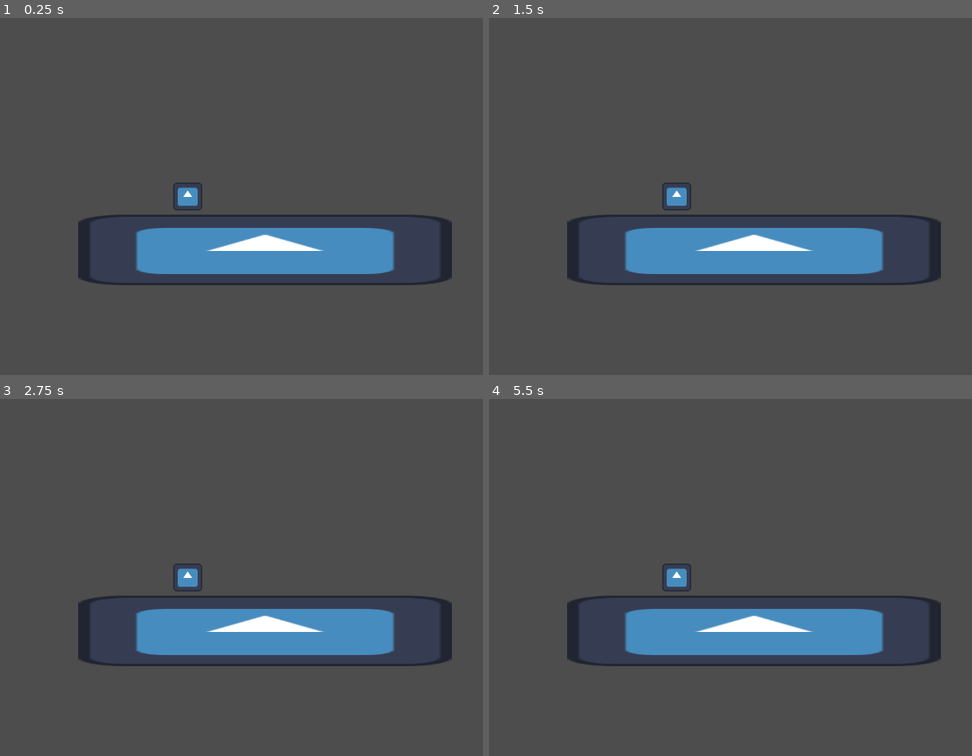
Above: before the commit, frames 1-4 (two rows, left to right).
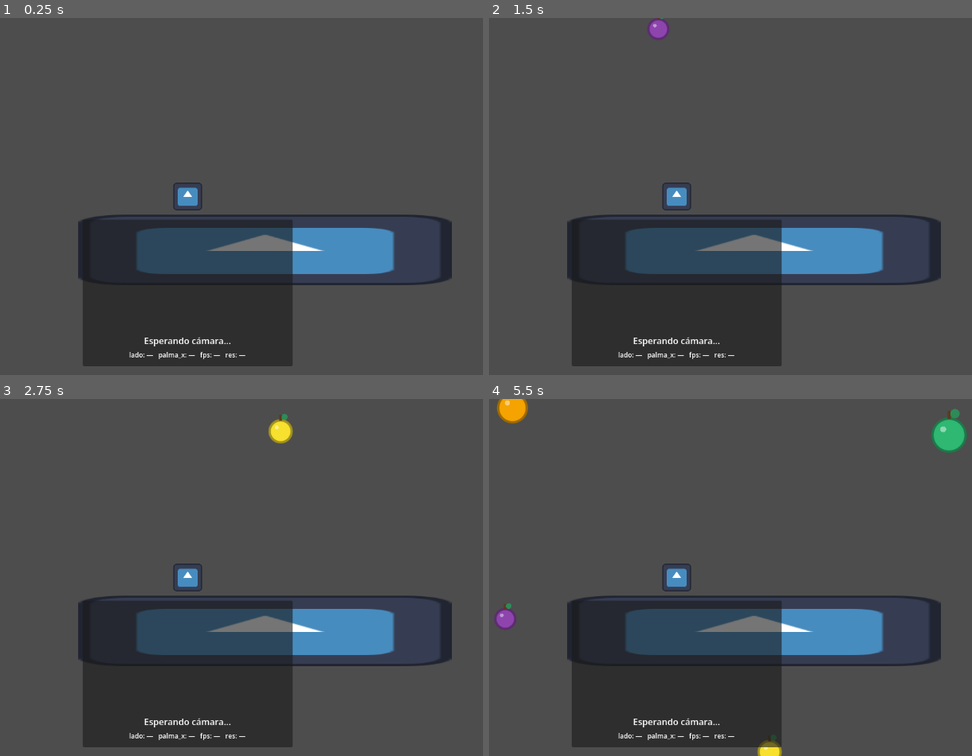
Above: after the commit, the same moments.

Repository: DiegoCareaga946/Proyecto-IA_JuegoFrutas
Game: Godot game, scene res://Assets/Scene/Scene_1.tscn
The game is run twice, just before and just after one commit, with the same random seed, the same clock (stepped at 60 frames per second) and the same inputs. The engine's default icon, where the game draws it, is replaced by a stand-in: a white triangle on a blue panel in a dark square.
Inputs (mouse positions are in pixels of both pictures, inside the frame that each line leads up to):
- Up to frame 1 (0.25 s): no input
- Up to frame 2 (1.5 s): tap Enter at 0.5 s; move the mouse to (outside the picture) at 0.52 s; click (outside the picture) at 0.67 s; tap Space at 1.25 s; move the mouse to (875, 196) at 1.27 s; click (875, 196) at 1.42 s
- Up to frame 3 (2.75 s): move the mouse to (251, 498) at 2.02 s; click (251, 498) at 2.17 s
- Up to frame 4 (5.5 s): move the mouse to (643, 648) at 2.77 s; click (643, 648) at 2.92 s; move the mouse to (865, 631) at 3.52 s; click (865, 631) at 3.67 s; move the mouse to (outside the picture) at 4.27 s; click (outside the picture) at 4.42 s; move the mouse to (706, 577) at 5.02 s; click (706, 577) at 5.17 s

The runs differ from the first frame. In frame 1, 17% of the frame differs, in the area x 17-61%, y 56-98%; in frame 2, 17%; in frame 3, 17%; in frame 4, 18%, in the area x 1-100%, y 0-100%.

Commit message:
Avance 2: Funciones principales agregadas
Generador de frutas aleatorias, arreglo en movimiento, ventana camara integrada

Diff:
--- /dev/null
+++ b/Assets/Scene/CameraHUD.tscn
@@ -0,0 +1,55 @@
+[gd_scene format=3 uid="uid://bppjur6qxwt0s"]
+
+[ext_resource type="Script" uid="uid://cojj4sd6h8jdu" path="res://Assets/Scripts/CameraHUD.gd" id="1_hud"]
+
+[node name="CameraHUD" type="CanvasLayer" unique_id=165785900]
+layer = 10
+script = ExtResource("1_hud")
+
+[node name="Panel" type="PanelContainer" parent="." unique_id=2135765985]
+anchors_preset = 7
+anchor_left = 0.5
+anchor_top = 1.0
+anchor_right = 0.5
+anchor_bottom = 1.0
+offset_left = -190.0
+offset_top = -282.0
+offset_right = 190.0
+offset_bottom = -16.0
+grow_horizontal = 2
+grow_vertical = 0
+mouse_filter = 2
+
+[node name="Margen" type="MarginContainer" parent="Panel" unique_id=474464034]
+layout_mode = 2
+mouse_filter = 2
+theme_override_constants/margin_left = 8
+theme_override_constants/margin_top = 8
+theme_override_constants/margin_right = 8
+theme_override_constants/margin_bottom = 8
+
+[node name="VBox" type="VBoxContainer" parent="Panel/Margen" unique_id=415505678]
+layout_mode = 2
+mouse_filter = 2
+theme_override_constants/separation = 6
+
+[node name="Video" type="TextureRect" parent="Panel/Margen/VBox" unique_id=1358055450]
+unique_name_in_owner = true
+custom_minimum_size = Vector2(0, 194)
+layout_mode = 2
+mouse_filter = 2
+expand_mode = 1
+stretch_mode = 5
+
+[node name="Estado" type="Label" parent="Panel/Margen/VBox" unique_id=1555575910]
+unique_name_in_owner = true
+layout_mode = 2
+text = "Esperando cámara..."
+horizontal_alignment = 1
+
+[node name="Variables" type="Label" parent="Panel/Margen/VBox" unique_id=1082593680]
+unique_name_in_owner = true
+layout_mode = 2
+theme_override_font_sizes/font_size = 12
+text = "lado: —   palma_x: —   fps: —   res: —"
+horizontal_alignment = 1
--- a/Assets/Scene/Scene_1.tscn
+++ b/Assets/Scene/Scene_1.tscn
@@ -4,6 +4,8 @@
 [ext_resource type="Texture2D" uid="uid://bfveu210khi4e" path="res://icon.svg" id="2_jldwd"]
 [ext_resource type="PackedScene" uid="uid://carhu4ejvgmxb" path="res://Assets/Character/l_side.tscn" id="3_23sli"]
 [ext_resource type="PackedScene" uid="uid://s38e3kocyu6f" path="res://Assets/Character/r_side.tscn" id="4_y0n1t"]
+[ext_resource type="PackedScene" uid="uid://7ywg4gog258x" path="res://Assets/Scene/fruit_spawner.tscn" id="5_spawner"]
+[ext_resource type="PackedScene" path="res://Assets/Scene/CameraHUD.tscn" id="6_hud"]
 
 [sub_resource type="GDScript" id="GDScript_d8v2s"]
 script/source = "extends Node2D
@@ -25,7 +27,7 @@
 [node name="Scene1" type="Node2D" unique_id=1866282351]
 script = SubResource("GDScript_d8v2s")
 
-[node name="CharacterBody2D" parent="." unique_id=1483226975 instance=ExtResource("1_23sli")]
+[node name="CharacterBody2D" parent="." groups=["player"] unique_id=1483226975 instance=ExtResource("1_23sli")]
 
 [node name="Platform" type="Node2D" parent="." unique_id=213580041]
 
@@ -40,6 +42,10 @@
 position = Vector2(141, 94.5)
 shape = SubResource("RectangleShape2D_y0n1t")
 
+[node name="FruitSpawner" parent="." instance=ExtResource("5_spawner")]
+
+[node name="CameraHUD" parent="." instance=ExtResource("6_hud")]
+
 [node name="Camera2D" type="Camera2D" parent="." unique_id=1570804045]
 
 [node name="L_Side" parent="." unique_id=170685024 instance=ExtResource("3_23sli")]
--- /dev/null
+++ b/Assets/Scene/fruit_spawner.tscn
@@ -0,0 +1,9 @@
+[gd_scene load_steps=2 format=3 uid="uid://7ywg4gog258x"]
+
+[ext_resource type="Script" path="res://Assets/Scripts/FruitSpawner.gd" id="1_spawner"]
+
+[node name="FruitSpawner" type="Node2D" unique_id=1573065059]
+script = ExtResource("1_spawner")
+
+[node name="Timer" type="Timer" parent="." unique_id=439211903]
+one_shot = true
--- /dev/null
+++ b/Assets/Scripts/CameraHUD.gd
@@ -0,0 +1,128 @@
+extends CanvasLayer
+## Ventana inferior central que muestra lo que ve la cámara del detector.py.
+
+## Debe coincidir con DESTINO_VIDEO de detector.py.
+@export var video_port: int = 4243
+
+## Sin paquetes durante este tiempo -> "Cámara desconectada".
+@export var timeout_ms: int = 1500
+
+@onready var _video: TextureRect = %Video
+@onready var _estado: Label = %Estado
+@onready var _variables: Label = %Variables
+
+var _udp := PacketPeerUDP.new()
+var _ultimo_paquete := -1
+var _meta: Dictionary = {}
+
+var _seq := -1
+var _trozos: Array[PackedByteArray] = []
+var _recibidos := 0
+
+
+func _ready() -> void:
+	var err := _udp.bind(video_port, "127.0.0.1")
+	if err != OK:
+		push_error("CameraHUD: no se pudo escuchar el UDP %d: %s" % [video_port, error_string(err)])
+		_estado.text = "Puerto %d en uso" % video_port
+
+
+func _process(_delta: float) -> void:
+	var ahora := Time.get_ticks_msec()
+
+	while _udp.get_available_packet_count() > 0:
+		_recibir(_udp.get_packet())
+		_ultimo_paquete = ahora
+
+	_actualizar_estado(ahora)
+
+
+func _exit_tree() -> void:
+	_udp.close()
+
+
+func _recibir(data: PackedByteArray) -> void:
+	if data.size() < 4:
+		return
+
+	match data.slice(0, 3).get_string_from_ascii():
+		"MTA":
+			_leer_meta(data.slice(3))
+		"FRM":
+			_leer_trozo(data)
+
+
+func _leer_meta(data: PackedByteArray) -> void:
+	var json := JSON.new()
+	if json.parse(data.get_string_from_utf8()) != OK:
+		return
+	if typeof(json.data) != TYPE_DICTIONARY:
+		return
+
+	_meta = json.data
+	_variables.text = "lado: %s   palma_x: %.2f   fps: %.0f   res: %dx%d" % [
+		str(_meta.get("lado", "—")),
+		float(_meta.get("palma_x", 0.0)),
+		float(_meta.get("fps", 0.0)),
+		int(_meta.get("ancho", 0)),
+		int(_meta.get("alto", 0)),
+	]
+
+
+func _leer_trozo(data: PackedByteArray) -> void:
+	if data.size() < 11:
+		return
+
+	var seq := data.decode_u32(3)
+	var indice := data.decode_u16(7)
+	var total := data.decode_u16(9)
+	if total == 0 or indice >= total:
+		return
+
+	if seq != _seq:
+		# Frame nuevo: se descarta cualquier resto del anterior.
+		_seq = seq
+		_trozos.resize(total)
+		for i in _trozos.size():
+			_trozos[i] = PackedByteArray()
+		_recibidos = 0
+	elif _trozos.size() != total:
+		return
+
+	if _trozos[indice].is_empty():
+		_recibidos += 1
+	_trozos[indice] = data.slice(11)
+
+	if _recibidos < total:
+		return
+
+	var jpg := PackedByteArray()
+	for trozo in _trozos:
+		jpg.append_array(trozo)
+	_trozos.clear()
+	_recibidos = 0
+
+	_mostrar_frame(jpg)
+
+
+func _mostrar_frame(jpg: PackedByteArray) -> void:
+	var img := Image.new()
+	if img.load_jpg_from_buffer(jpg) != OK:
+		return
+	_video.texture = ImageTexture.create_from_image(img)
+
+
+func _actualizar_estado(ahora: int) -> void:
+	if _ultimo_paquete < 0:
+		_poner_estado("Esperando cámara...")
+	elif ahora - _ultimo_paquete > timeout_ms:
+		_poner_estado("Cámara desconectada")
+	elif bool(_meta.get("mano", false)):
+		_poner_estado("Mano detectada: %s" % str(_meta.get("lado", "—")))
+	else:
+		_poner_estado("Cámara conectada: Esperando mano")
+
+
+func _poner_estado(texto: String) -> void:
+	if _estado.text != texto:
+		_estado.text = texto
--- /dev/null
+++ b/Assets/Scripts/FruitSpawner.gd
@@ -0,0 +1,102 @@
+extends Node2D
+## Genera frutas en una X aleatoria por encima de la pantalla y las deja caer.
+
+## Escena de fruta a instanciar.
+@export var fruit_scene: PackedScene = preload("res://Fruits/Fruit.tscn")
+
+## Una entrada por tipo de fruta. Si lo dejas vacío se usan los presets de abajo.
+## Claves: "color" (Color), "points" (int), "radius" (float), "speed" (float).
+@export var fruit_presets: Array[Dictionary] = []
+
+## Margen horizontal respecto a los bordes de la pantalla.
+@export_range(0.0, 2000.0) var side_margin: float = 48.0
+
+## Qué tan arriba, fuera de pantalla, nace la fruta.
+@export_range(0.0, 1000.0) var spawn_offset_y: float = 80.0
+
+## Tiempo mínimo / máximo entre apariciones (segundos).
+@export_range(0.05, 20.0) var min_interval: float = 0.6
+@export_range(0.05, 20.0) var max_interval: float = 1.4
+
+## Nodo donde se cuelgan las frutas. Vacío = este mismo nodo.
+@export var container_path: NodePath
+
+var _timer: Timer
+var _container: Node
+
+
+func _ready() -> void:
+	_container = get_node_or_null(container_path) if container_path != NodePath() else self
+
+	_timer = get_node_or_null("Timer") as Timer
+	if _timer == null:
+		_timer = Timer.new()
+		_timer.name = "Timer"
+		add_child(_timer)
+
+	_timer.one_shot = true
+	_timer.timeout.connect(_on_timer_timeout)
+	_schedule_next()
+
+
+func _on_timer_timeout() -> void:
+	spawn_fruit()
+	_schedule_next()
+
+
+func _schedule_next() -> void:
+	_timer.start(randf_range(min_interval, max_interval))
+
+
+## Rectángulo del mundo que está viendo la cámara actual.
+func get_play_rect() -> Rect2:
+	var rect := get_viewport().get_visible_rect()
+	var camera := get_viewport().get_camera_2d()
+	if camera != null:
+		var size := rect.size / camera.zoom
+		rect = Rect2(camera.get_screen_center_position() - size * 0.5, size)
+	return rect
+
+
+func spawn_fruit() -> Node2D:
+	if fruit_scene == null:
+		push_warning("FruitSpawner: falta asignar fruit_scene.")
+		return null
+
+	var preset: Dictionary = _pick_preset()
+	var fruit := fruit_scene.instantiate()
+	var rect := get_play_rect()
+	var radius: float = float(preset.get("radius", 24.0))
+
+	# Rango horizontal válido, evitando que la fruta nazca cortada por un borde.
+	var left := rect.position.x + side_margin + radius
+	var right := rect.end.x - side_margin - radius
+	if right < left:
+		right = left
+
+	fruit.fruit_color = preset.get("color", Color.RED)
+	fruit.points = int(preset.get("points", 10))
+	fruit.radius = radius
+	fruit.fall_speed = float(preset.get("speed", 180.0)) * randf_range(0.9, 1.1)
+
+	# X aleatoria, nace justo arriba del borde superior visible.
+	fruit.position = Vector2(randf_range(left, right), rect.position.y - spawn_offset_y - radius)
+	fruit.despawn_y = rect.end.y + radius * 2.0
+
+	_container.add_child(fruit)
+	return fruit
+
+
+func _pick_preset() -> Dictionary:
+	var list: Array = fruit_presets if not fruit_presets.is_empty() else _default_presets()
+	return list.pick_random()
+
+
+func _default_presets() -> Array[Dictionary]:
+	return [
+		{"name": "manzana", "color": Color("e63946"), "points": 10, "radius": 24.0, "speed": 170.0},
+		{"name": "naranja", "color": Color("f4a300"), "points": 15, "radius": 26.0, "speed": 150.0},
+		{"name": "limon", "color": Color("f7e02e"), "points": 20, "radius": 20.0, "speed": 220.0},
+		{"name": "uva", "color": Color("8e44ad"), "points": 25, "radius": 18.0, "speed": 240.0},
+		{"name": "sandia", "color": Color("2eb872"), "points": 30, "radius": 30.0, "speed": 130.0},
+	]
--- /dev/null
+++ b/Assets/Scripts/PythonBridge.gd
@@ -0,0 +1,111 @@
+extends Node
+## Lanza Assets/python/detector.py junto con el juego y lo cierra al salir.
+## Registrado como autoload ("Detector") en project.godot.
+
+## Ponlo en false para arrancar el juego sin la cámara.
+@export var autostart: bool = true
+
+## Ruta a python.exe. Vacío = detección automática.
+## También puedes forzarla con la variable de entorno FRUTAS_PYTHON.
+@export var python_executable: String = ""
+
+const SCRIPT_RELATIVE := "Assets/python/detector.py"
+const EXE_RELATIVE := "Assets/python/detector.exe"
+
+var _pid: int = -1
+
+
+func _ready() -> void:
+	if not autostart:
+		return
+	# Evita abrir la cámara en ejecuciones headless (tests, export de servidor).
+	if DisplayServer.get_name() == "headless":
+		return
+	start_detector()
+
+
+func _exit_tree() -> void:
+	stop_detector()
+
+
+func start_detector() -> void:
+	if _pid > 0:
+		return
+
+	# 1) Si existe un detector empaquetado (PyInstaller), se usa ese.
+	var exe := _find_file(EXE_RELATIVE)
+	if not exe.is_empty():
+		_pid = OS.create_process(exe, PackedStringArray(), false)
+		if _pid > 0:
+			print("Detector iniciado: ", exe, " (pid ", _pid, ")")
+			return
+		push_warning("Detector: no se pudo ejecutar " + exe)
+		return
+
+	# 2) Si no, se ejecuta el .py con el intérprete de Python.
+	var script_path := _find_file(SCRIPT_RELATIVE)
+	if script_path.is_empty():
+		push_warning("Detector: no se encontró " + SCRIPT_RELATIVE + " ni " + EXE_RELATIVE)
+		return
+
+	var python := _resolve_python()
+	_pid = OS.create_process(python, PackedStringArray([script_path]), false)
+	if _pid > 0:
+		print("Detector iniciado: ", python, " ", script_path, " (pid ", _pid, ")")
+	else:
+		push_warning("Detector: no se pudo lanzar " + python)
+
+
+func stop_detector() -> void:
+	if _pid <= 0:
+		return
+	OS.kill(_pid)
+	print("Detector detenido (pid ", _pid, ")")
+	_pid = -1
+
+
+## Busca el archivo en el proyecto (editor) y junto al ejecutable (build exportado).
+func _find_file(relative: String) -> String:
+	for base in _search_roots():
+		var path := base.path_join(relative)
+		if FileAccess.file_exists(path):
+			return path
+	return ""
+
+
+func _search_roots() -> Array[String]:
+	var roots: Array[String] = [ProjectSettings.globalize_path("res://")]
+	var exe_dir := OS.get_executable_path().get_base_dir()
+	if not roots.has(exe_dir):
+		roots.append(exe_dir)
+	return roots
+
+
+func _resolve_python() -> String:
+	if not python_executable.is_empty():
+		return python_executable
+
+	var from_env := OS.get_environment("FRUTAS_PYTHON")
+	if not from_env.is_empty():
+		return from_env
+
+	var from_settings := str(ProjectSettings.get_setting("detector/python_executable", ""))
+	if not from_settings.is_empty():
+		return from_settings
+
+	if OS.get_name() != "Windows":
+		return "python3"
+
+	for candidate in ["python", "py"]:
+		var output: Array = []
+		if OS.execute("where", PackedStringArray([candidate]), output, true) != 0:
+			continue
+		var text := str(output[0]) if not output.is_empty() else ""
+		for line in text.split("\n"):
+			var path := line.strip_edges()
+			# El alias de Windows Store no sirve para lanzar procesos.
+			if path.is_empty() or path.findn("WindowsApps") != -1:
+				continue
+			return path
+
+	return "python"
--- /dev/null
+++ b/Fruits/Fruit.tscn
@@ -0,0 +1,12 @@
+[gd_scene load_steps=3 format=3 uid="uid://cpye4ywfgcxe4"]
+
+[ext_resource type="Script" path="res://Fruits/fruits.gd" id="1_fruits"]
+
+[sub_resource type="CircleShape2D" id="CircleShape2D_fruit"]
+radius = 24.0
+
+[node name="Fruit" type="Area2D" unique_id=757235397]
+script = ExtResource("1_fruits")
+
+[node name="CollisionShape2D" type="CollisionShape2D" parent="." unique_id=1131945947]
+shape = SubResource("CircleShape2D_fruit")
--- /dev/null
+++ b/Fruits/fruits.gd
@@ -0,0 +1,98 @@
+@tool
+extends Area2D
+## Fruta genérica. Se dibuja con formas (sin texturas) y cae hacia abajo.
+## Para usar arte propio: agrega un Sprite2D como hijo y borra _draw().
+
+signal collected(points: int)
+
+@export var fruit_color: Color = Color("e63946"):
+	set(value):
+		fruit_color = value
+		queue_redraw()
+
+@export var radius: float = 24.0:
+	set(value):
+		radius = value
+		queue_redraw()
+
+@export var points: int = 10
+@export var fall_speed: float = 180.0
+@export var has_leaf: bool = true:
+	set(value):
+		has_leaf = value
+		queue_redraw()
+
+## Altura a partir de la cual la fruta se borra. La asigna el spawner según la cámara.
+var despawn_y: float = INF
+
+
+func _ready() -> void:
+	if Engine.is_editor_hint():
+		queue_redraw()
+		return
+
+	add_to_group("fruits")
+	_fit_collision()
+
+	if despawn_y == INF:
+		despawn_y = _camera_bottom() + radius * 2.0
+
+	body_entered.connect(_on_body_entered)
+	queue_redraw()
+
+
+func _process(delta: float) -> void:
+	if Engine.is_editor_hint():
+		return
+
+	position.y += fall_speed * delta
+	if position.y > despawn_y:
+		queue_free()
+
+
+## Ajusta el radio del CollisionShape2D al radio visual.
+func _fit_collision() -> void:
+	var shape := $CollisionShape2D.shape as CircleShape2D
+	if shape == null:
+		return
+	shape = shape.duplicate()
+	$CollisionShape2D.shape = shape
+	shape.radius = radius
+
+
+func _camera_bottom() -> float:
+	var camera := get_viewport().get_camera_2d()
+	if camera == null:
+		return get_viewport_rect().size.y
+	return camera.get_screen_center_position().y + get_viewport_rect().size.y / camera.zoom.y * 0.5
+
+
+func _draw() -> void:
+	# Cuerpo
+	draw_circle(Vector2.ZERO, radius, fruit_color)
+	draw_arc(Vector2.ZERO, radius, 0.0, TAU, 32, fruit_color.darkened(0.35), 3.0, true)
+
+	# Brillo
+	draw_circle(Vector2(-radius * 0.35, -radius * 0.35), radius * 0.18,
+			Color(1, 1, 1, 0.45))
+
+	# Tallo
+	draw_line(Vector2(0, -radius), Vector2(0, -radius * 1.45),
+			Color("5b3a1e"), 4.0, true)
+
+	# Hoja
+	if has_leaf:
+		draw_circle(Vector2(radius * 0.35, -radius * 1.3), radius * 0.28, Color("2e8b57"))
+
+
+func _on_body_entered(body: Node2D) -> void:
+	if not body.is_in_group("player"):
+		return
+
+	collected.emit(points)
+
+	var hud := get_tree().get_first_node_in_group("hud")
+	if hud and hud.has_method("add_score"):
+		hud.add_score(points)
+
+	queue_free()
--- a/project.godot
+++ b/project.godot
@@ -15,6 +15,10 @@
 config/features=PackedStringArray("4.6", "GL Compatibility")
 config/icon="res://icon.svg"
 
+[autoload]
+
+Detector="*res://Assets/Scripts/PythonBridge.gd"
+
 [physics]
 
 3d/physics_engine="Jolt Physics"
Not shown, added: Assets/Scripts/CameraHUD.gd.uid
Not shown, added: Assets/Scripts/FruitSpawner.gd.uid
Not shown, added: Assets/Scripts/PythonBridge.gd.uid
Not shown, added: Fruits/fruits.gd.uid
